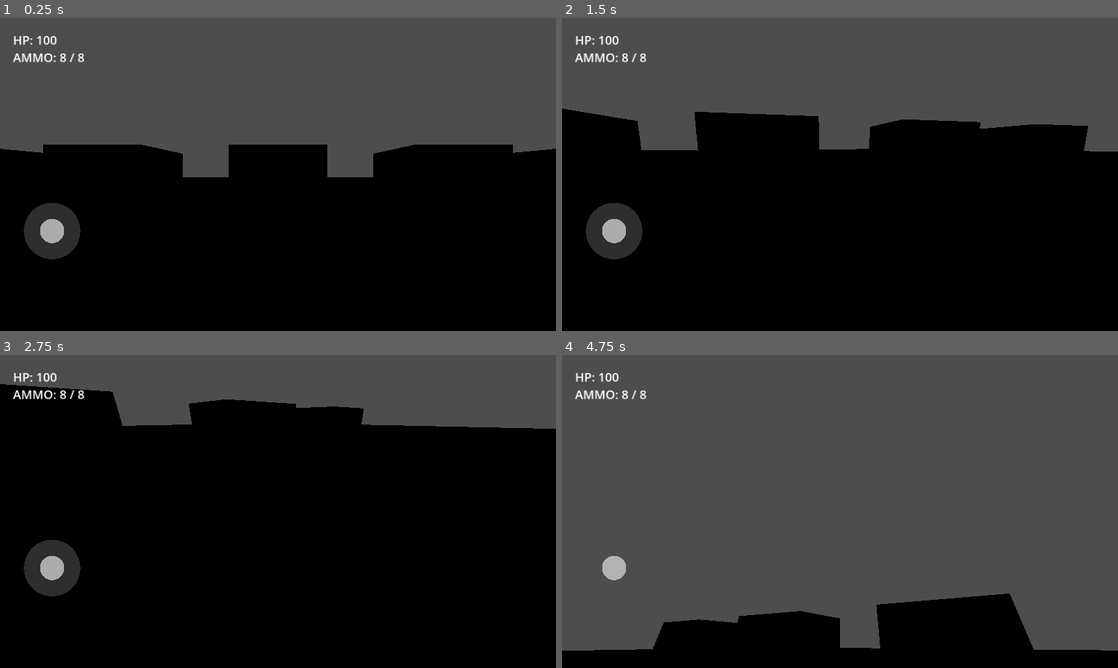
Above: before the commit, frames 1-4 (two rows, left to right).
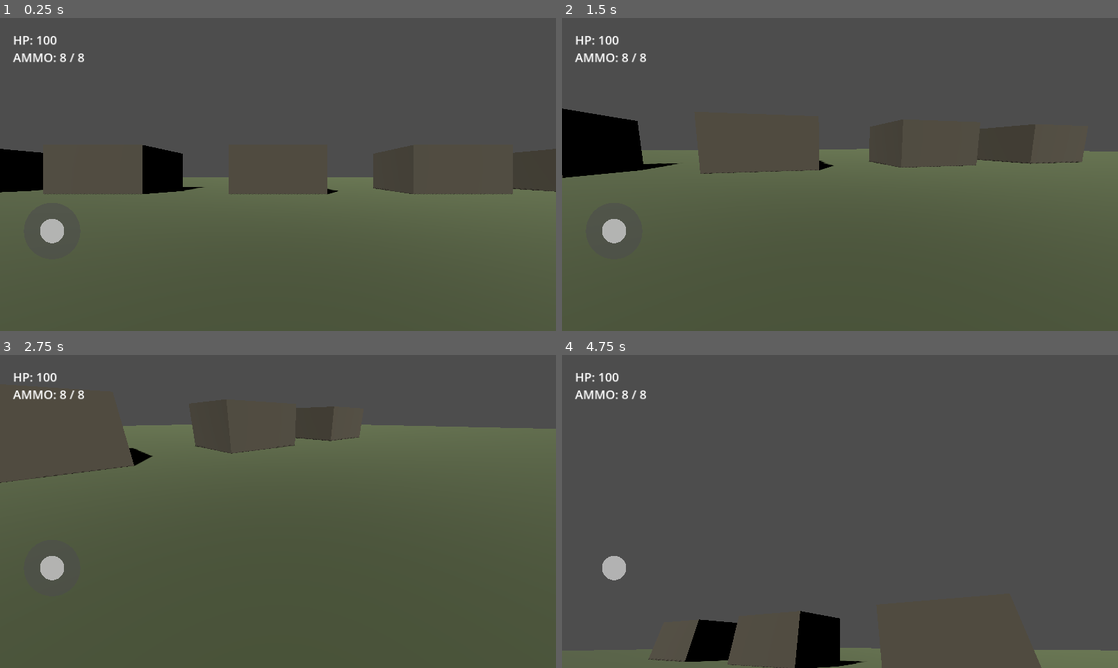
Above: after the commit, the same moments.

Repository: d25412477-cloud/stalker-mobil
Game: Godot game, scene res://main.tscn
Same seed, same stepped clock (60 frames per second), same inputs: the game is played once before the commit and once after it.
Inputs (mouse positions are in pixels of both pictures, inside the frame that each line leads up to):
- Up to frame 1 (0.25 s): no input
- Up to frame 2 (1.5 s): tap Enter (ui_accept) at 0.5 s; drag from (612, 230) to (895, 105) at 0.52 s; drag from (728, 190) to (812, 237) at 1.27 s
- Up to frame 3 (2.75 s): tap Enter (ui_accept) at 2 s; move the mouse to (333, 442) at 2.02 s; hold D from 2.03 s (still down)
- Up to frame 4 (4.75 s): release D at 2.75 s; drag from (812, 574) to (673, 464) at 2.77 s; tap Enter (ui_accept) at 3.5, 3.77 s; move the mouse to (1006, 558) at 3.52 s; hold A 3.53-4.25 s; drag from (673, 464) to (756, 433) at 4.27 s

The runs differ from the first frame. In frame 1, 55% of the frame differs, in the area x 0-100%, y 40-100%; in frame 2, 62%; in frame 3, 82%, in the area x 0-100%, y 9-100%; in frame 4, 11%.

Commit message:
Update main.tscn

Diff:
--- a/main.tscn
+++ b/main.tscn
@@ -24,3 +24,7 @@
 offset_right = 210.0
 offset_bottom = 580.0
 script = ExtResource("4")
+[node name="Sun" type="DirectionalLight3D" parent="."]
+rotation_degrees = Vector3(-45, -30, 0)
+light_energy = 1.5
+shadow_enabled = true
